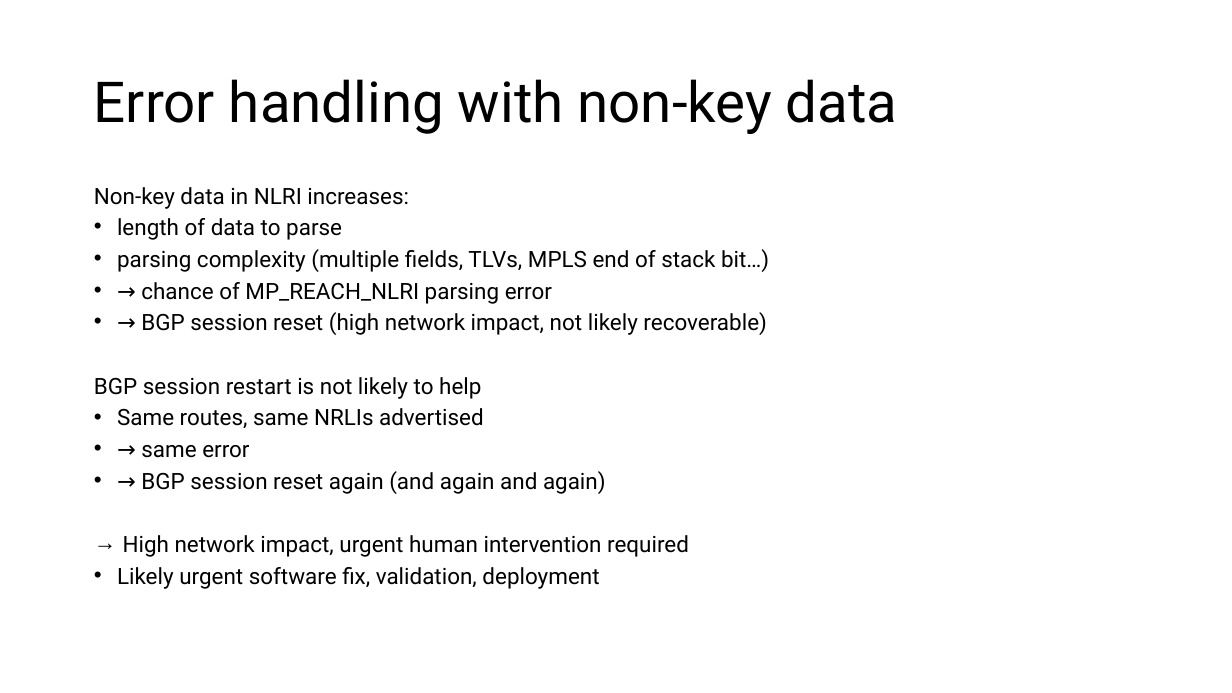
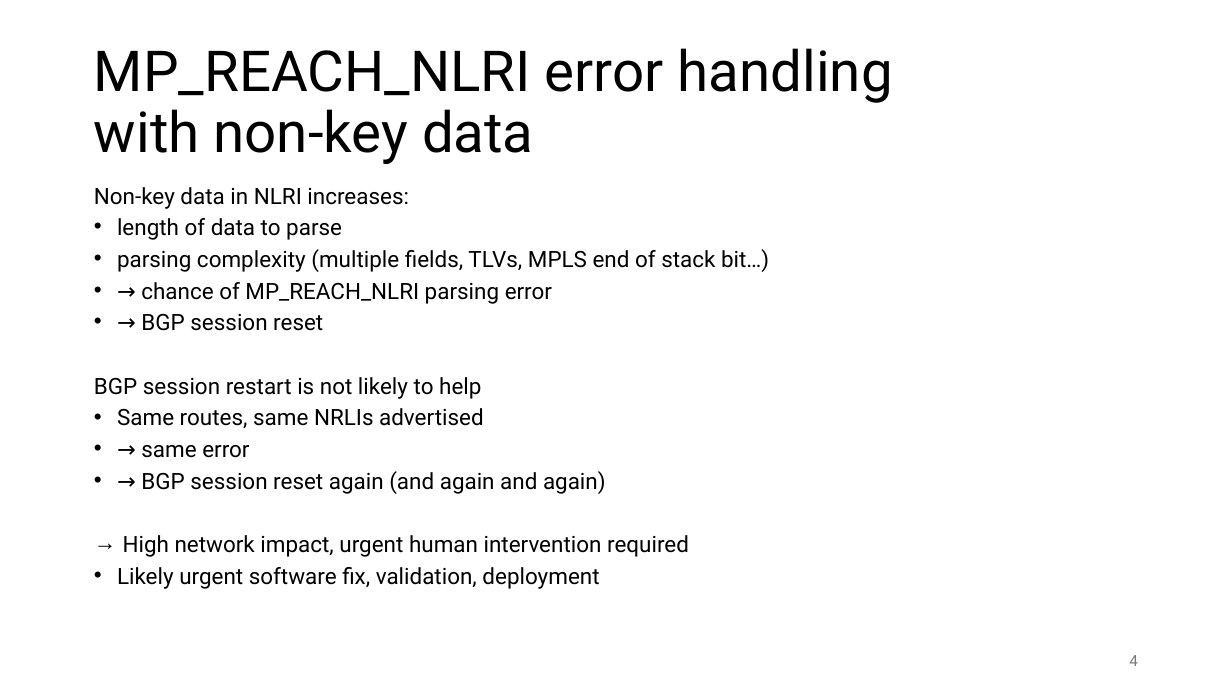
Before and after one commit to Bruno007/draft-decraene-idr-nlri-error-handling, a slide deck: slide 4 of idr-nlri-error-handling.pptx. Drawn at 1232x693 pixels with LibreOffice and Linux fonts; fonts in the diff are those of the drawing. Boxes give left, top, right and bottom in pixels: in the first picture for what was removed or moved away, otherwise in the second. Text is boxed around its words. In the diff, an @@ line names an element or a change of style, - is before the commit and + after.

Commit message:
PPT update: typo and minor

```diff
--- a/idr-nlri-error-handling.pptx
+++ b/idr-nlri-error-handling.pptx
@@ title at (94,48,893,164): text changed @@
-Error handling with non-key data
+MP_REACH_NLRI error handling
+with non-key data
@@ text at (141,314,323,331): text changed @@
-• → BGP session reset (high network impact, not likely recoverable)
+• → BGP session reset
@@ page number added at (1129,655,1138,666), 12 pt, text #797979 @@
+4
```
Also in this commit, not shown: 9 other slides changed.
